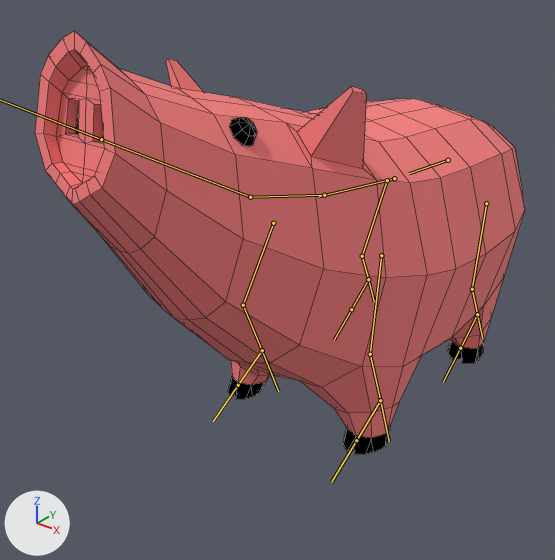
Two versions of the FBX model Assets/Models/Animals/Pig/pig.fbx, one commit apart.
One viewpoint serves both versions: a 50 mm lens placed at (4.47, -6.7, 5.37), pointed at (-0.37, -0.65, 1.62). Lighting does not change. The marker at lower left points along +X, +Y and +Z. The bones that bend it are drawn over the model as lines. Mesh edges are drawn as thin lines.

Names of what the first picture shows: 'Pig'.
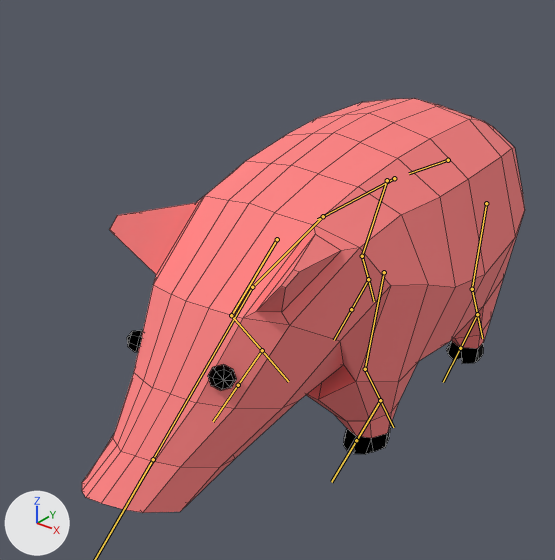
The newer file adds an action. The first version stands in its rest pose; the second is drawn at frame 30 of the action 'Armature|Eat'.

What differs and where, as boxes [x1, y1, x2, y2] in the pictures (555 x 560 px):
'Pig', posed (10% narrower): before [35, 31, 525, 454]; after [82, 98, 525, 513]
bone 'Bone.001', root to tip: before (394, 178) to (319, 196); after (394, 178) to (317, 219)
bone 'Bone.002', root to tip: before (324, 195) to (250, 197); after (323, 216) to (252, 287)
bone 'Bone.003', root to tip: before (250, 197) to (101, 139); after (252, 287) to (153, 459)
bone 'Bone.004', root to tip: before (381, 255) to (370, 354); after (384, 272) to (365, 369)
bone 'Bone.005', root to tip: before (370, 354) to (380, 400); after (365, 369) to (380, 400)
bone 'Bone.012', root to tip: before (273, 223) to (243, 305); after (277, 239) to (231, 315)
bone 'Bone.013', root to tip: before (243, 305) to (262, 350); after (231, 315) to (262, 350)

What the commit changed:
Bone 'Bone.001' (bone_bone_001) turns from (0, 0, 0) to (9, 0, 0) degrees about its own x, y and z.
Bone 'Bone.002' (bone_bone_002) turns from (0, 0, 0) to (24, 0, 0) degrees about its own x, y and z.
Bone 'Bone.003' (bone_bone_003) turns from (0, 0, 0) to (36, 0, 0) degrees about its own x, y and z.
Bone 'Bone.004' (bone_bone_004) turns from (0, 0, 0) to (-24, -1, -3) degrees about its own x, y and z.
Bone 'Bone.005' (bone_bone_005) turns from (0, 0, 0) to (27, -2, 7) degrees about its own x, y and z.
Bone 'Bone.012' (bone_bone_012) turns from (0, 0, 0) to (-24, 1, 3) degrees about its own x, y and z.
Bone 'Bone.013' (bone_bone_013) turns from (0, 0, 0) to (27, 2, -7) degrees about its own x, y and z.
